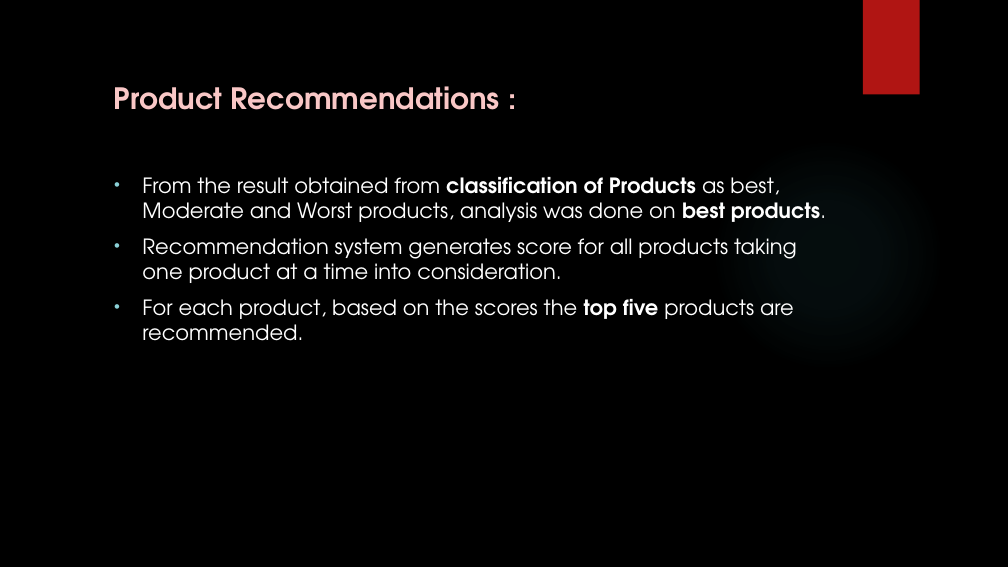
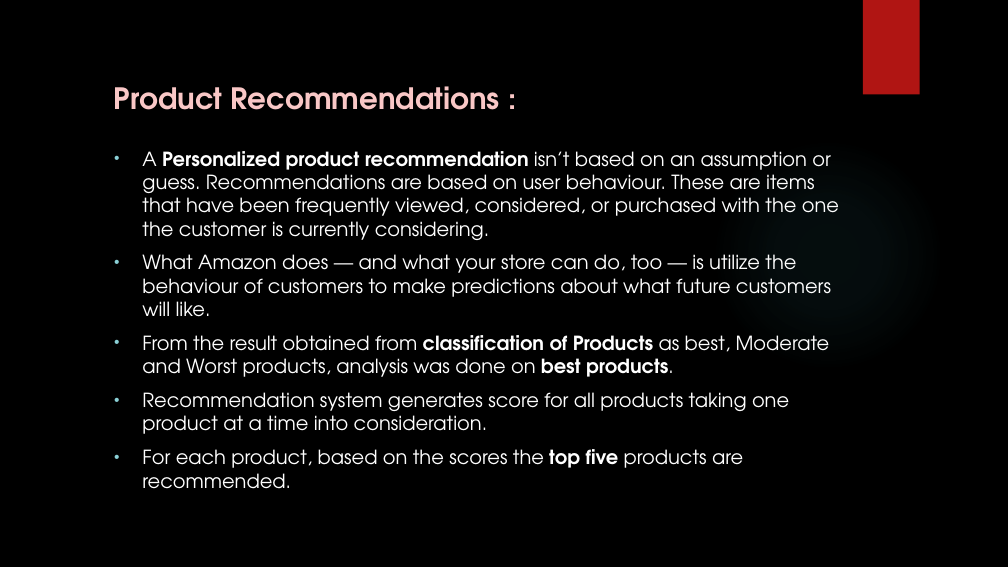
Before and after one commit to madhuhasa/digital-alpha, a slide deck: slide 26 of project/DIGITAL MARKETING.pptx. Drawn at 1008x567 pixels with LibreOffice and Linux fonts; fonts in the diff are those of the drawing; background and template pictures are left out. Boxes give left, top, right and bottom in pixels: in the first picture for what was removed or moved away, otherwise in the second. Text is boxed around its words. In the diff, an @@ line names an element or a change of style, - is before the commit and + after.

```diff
--- a/project/DIGITAL MARKETING.pptx
+++ b/project/DIGITAL MARKETING.pptx
@@ text "A Personalized product recommendation isn’t ...": place and size @@
-text "A Personalized product recommendation isn’t ..." at [142, 177, 826, 341]
+text "A Personalized product recommendation isn’t ..." at [142, 151, 839, 489]
@@ text at [142, 151, 839, 317]: paragraphs added @@
+• A Personalized product recommendation isn’t based on an assumption or guess. Recommendations are based on user behaviour. These are items that have been frequently viewed, considered, or purchased with the one the customer is currently considering.
+• What Amazon does — and what your store can do, too — is utilize the behaviour of customers to make predictions about what future customers will like.
@@ text at [142, 335, 830, 489]: size 20 to 18.5 pt in "From the result obtained from classification of ...", "Recommendation system generates score for all products ...", "For each product, based on the scores ..." @@
```
Also in this commit, not shown: 2 other slides changed.
